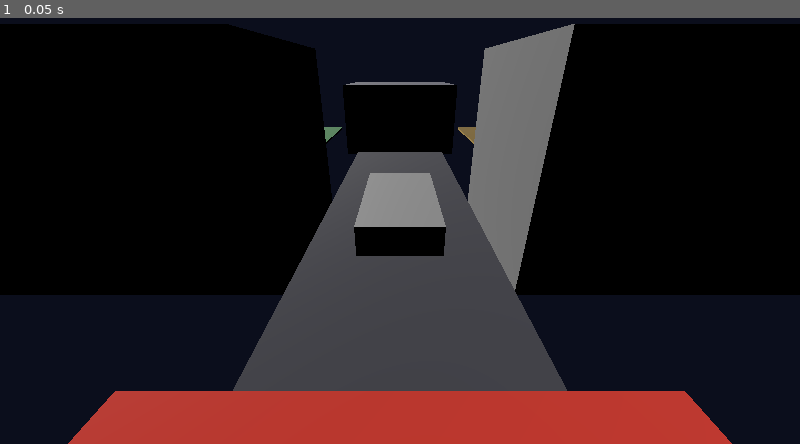
Above: before the commit, frame 1.
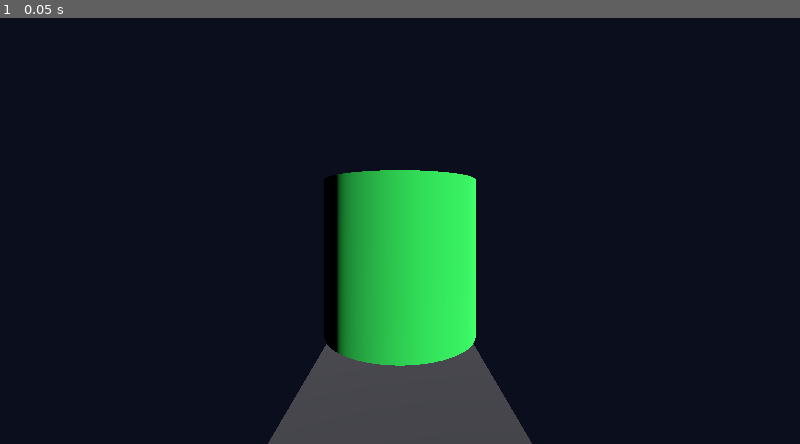
Above: after the commit, the same moment.

Repository: PRANAV-DEV-01/THE-LAST-SHORTCUT
Game: Godot game, scene res://scenes/main/main.tscn
Two runs of this game, one before a commit and one after it. Both use one fixed random seed, a clock stepped at 60 frames per second and the inputs below.
Inputs:
- Up to frame 1 (0.05 s): no input

The runs differ from the first frame. In frame 1, 75% of the frame differs, in the area x 0-100%, y 1-100%.

Commit message:
milestone 7: add local save and accessibility

Diff:
--- a/scenes/main/main.tscn
+++ b/scenes/main/main.tscn
@@ -1,10 +1,13 @@
-[gd_scene load_steps=2 format=3]
+[gd_scene load_steps=3 format=3]
 
 [ext_resource type="PackedScene" id="1_district" path="res://scenes/levels/district_full.tscn"]
+[ext_resource type="PackedScene" id="2_save" path="res://scenes/save/save_manager.tscn"]
 
 [node name="Main" type="Node3D"]
 
 [node name="District" parent="." instance=ExtResource("1_district")]
 
+[node name="SaveManager" parent="." instance=ExtResource("2_save")]
+
 [node name="DirectionalLight" type="DirectionalLight3D" parent="."]
 transform = Transform3D(0.707107, -0.499999, 0.499999, 0, 0.866025, 0.5, -0.707107, 0, 0.866025, 0, 0, 0)
--- /dev/null
+++ b/scenes/save/save_manager.tscn
@@ -0,0 +1,6 @@
+[gd_scene load_steps=2 format=3]
+
+[ext_resource type="Script" id="1_save" path="res://scripts/save/save_manager.gd"]
+
+[node name="SaveManager" type="Node"]
+script = ExtResource("1_save")
--- a/scripts/core/main.gd
+++ b/scripts/core/main.gd
@@ -1,4 +1,4 @@
-## Main controller: delivery loop, repair, scoring, results, best score.
+## Main controller: delivery loop, repair, scoring, results, save, screen shake.
 extends Node3D
 
 const DELIVERY_TIME_LIMIT := 90.0
@@ -6,23 +6,28 @@
 
 @onready var _district := $District as Node3D
 @onready var _vehicle: CharacterBody3D = $District/Vehicle as CharacterBody3D
+@onready var _save_manager := $SaveManager as SaveManager
 
 var _timer := Timer.new()
 var _time_remaining := DELIVERY_TIME_LIMIT
 var _state := 0
-var _best_score := 0
-var _best_time := 0.0
 var _elapsed_time := 0.0
-var _results_label := Label.new()
+var _screenshake := true
 
 enum State { IDLE = 0, RUNNING = 1, SUCCESS = 2, FAILURE = 3 }
 
 func _ready() -> void:
+	_setup_save()
 	_setup_results()
 	_setup_timer()
 	_setup_signals()
 	_state = State.IDLE
 	_start_delivery()
+
+func _setup_save() -> void:
+	if _save_manager and is_instance_valid(_save_manager):
+		_screenshake = _save_manager.is_screenshake_on()
+		print("SAVE: bestscore=", _save_manager.get_best_score(), " besttime=", _save_manager.get_best_time(), " screenshake=", _screenshake)
 
 func _setup_results() -> void:
 	_results_label.name = "ResultsLabel"
@@ -67,7 +72,7 @@
 	_state = State.SUCCESS
 	_timer.stop()
 	var score := _calculate_score()
-	_update_best_score(score)
+	_save_best(score)
 	_update_results_label()
 	print("DELIVERY_SUCCESS score=", score, " time=", _elapsed_time)
 
@@ -92,11 +97,18 @@
 		return _vehicle.health
 	return 100.0
 
-func _update_best_score(score: int) -> void:
-	if score > _best_score:
-		_best_score = score
-	if _best_time == 0.0 or _elapsed_time < _best_time:
-		_best_time = _elapsed_time
+func _save_best(score: int) -> void:
+	if _save_manager and is_instance_valid(_save_manager):
+		_save_manager.set_best_score(score)
+		_save_manager.set_best_time(_elapsed_time)
+		_save_manager.save_data()
+		print("SAVE: saved bestscore=", _save_manager.get_best_score(), " besttime=", _save_manager.get_best_time())
+
+func _toggle_screenshake() -> void:
+	if _save_manager and is_instance_valid(_save_manager):
+		_save_manager.toggle_screenshake()
+		_screenshake = _save_manager.is_screenshake_on()
+		print("SCREENSHAKE ", _screenshake)
 
 func _restart() -> void:
 	_state = State.IDLE
@@ -123,10 +135,13 @@
 			_results_label.visible = true
 		State.SUCCESS:
 			var score := _calculate_score()
-			_results_label.text = "SUCCESS! Score: " + str(score) + " Best: " + str(_best_score)
+			var best := 0
+			if _save_manager and is_instance_valid(_save_manager):
+				best = _save_manager.get_best_score()
+			_results_label.text = "SUCCESS! Score: " + str(score) + " Best: " + str(best)
 			_results_label.visible = true
 		State.FAILURE:
-			_results_label.text = "FAILED - Time up!"
+			_results_label.text = "FAILED - Time is up!"
 			_results_label.visible = true
 
 func get_state() -> int:
@@ -144,10 +159,17 @@
 	return 0
 
 func get_best_score() -> int:
-	return _best_score
+	if _save_manager and is_instance_valid(_save_manager):
+		return _save_manager.get_best_score()
+	return 0
 
 func get_best_time() -> float:
-	return _best_time
+	if _save_manager and is_instance_valid(_save_manager):
+		return _save_manager.get_best_time()
+	return 0.0
+
+func get_screenshake() -> bool:
+	return _screenshake
 
 func _input(event: InputEvent) -> void:
 	if event.is_action_pressed("restart"):
--- a/scripts/player/vehicle.gd
+++ b/scripts/player/vehicle.gd
@@ -1,3 +1,4 @@
+## Arcade delivery vehicle with damage, camera, and screen shake.
 extends CharacterBody3D
 
 ## Arcade vehicle tuning values.
@@ -10,6 +11,7 @@
 @export var camera_distance := 6.0
 @export var camera_height := 3.0
 @export var camera_smoothing := 5.0
+@export var screen_shake_intensity := 0.3
 
 const FLOOR_Y := 0.5
 
@@ -18,10 +20,10 @@
 var _steer_input := 0.0
 var health := 100.0
 var damage := 0.0
+var _shake_offset := Vector2.ZERO
 
 func _ready() -> void:
 	add_to_group("vehicle")
-
 	var box_mesh := BoxMesh.new()
 	box_mesh.size = Vector3(1.6, 0.6, 3.0)
 	var visual := MeshInstance3D.new()
@@ -64,6 +66,7 @@
 	move_and_slide()
 
 	_update_camera(delta)
+	_update_screen_shake(delta)
 
 func _update_camera(delta: float) -> void:
 	if _cam == null:
@@ -71,6 +74,22 @@
 	var target_pos := global_position + Vector3(0, camera_height, -camera_distance)
 	_cam.global_position = _cam.global_position.lerp(target_pos, camera_smoothing * delta)
 	_cam.look_at(global_position, Vector3.UP)
+
+func _update_screen_shake(delta: float) -> void:
+	if not _cam or not is_instance_valid(_cam):
+		return
+	var parent := get_parent()
+	if parent and parent.has_method("get_screenshake") and not parent.get_screenshake():
+		_cam.rotation = Vector3.ZERO
+		return
+	if abs(_speed) > 0.1:
+		_shake_offset = Vector2(
+			randf_range(-1.0, 1.0) * screen_shake_intensity * abs(_speed) / 10.0,
+			randf_range(-1.0, 1.0) * screen_shake_intensity * abs(_speed) / 10.0
+		)
+	else:
+		_shake_offset = _shake_offset.lerp(Vector2.ZERO, 0.2)
+	_cam.rotation_degrees = Vector3(_shake_offset.y, 0, _shake_offset.x)
 
 func apply_damage(amount: float) -> void:
 	health = maxf(health - amount, 0.0)
@@ -87,3 +106,4 @@
 	velocity = Vector3.ZERO
 	health = 100.0
 	damage = 0.0
+	_shake_offset = Vector2.ZERO
--- /dev/null
+++ b/scripts/save/save_manager.gd
@@ -0,0 +1,103 @@
+## Local save manager for The Last Shortcut.
+## Save format: {saveversion, bestscore, besttime, screenshake}
+extends Node
+
+const SAVE_FILE := "user://save_data.json"
+const CURRENT_SAVE_VERSION := 1
+
+var _data := {
+	"saveversion": CURRENT_SAVE_VERSION,
+	"bestscore": 0,
+	"besttime": 0.0,
+	"screenshake": true,
+}
+
+func _ready() -> void:
+	load_data()
+
+func save_data() -> void:
+	var json_str := JSON.stringify(_data, "\t")
+	var file := FileAccess.open(SAVE_FILE, FileAccess.WRITE)
+	if file == null:
+		print("SAVE_ERROR: cannot open file")
+		return
+	file.store_string(json_str)
+	file.close()
+	print("SAVE: saved")
+
+func load_data() -> void:
+	var file := FileAccess.open(SAVE_FILE, FileAccess.READ)
+	if file == null:
+		print("SAVE: no existing save file, using defaults")
+		return
+
+	var json_str := file.get_as_text()
+	file.close()
+
+	var json := JSON.new()
+	var err := json.parse(json_str)
+	if err != OK:
+		print("SAVE: corrupt save file, resetting")
+		_reset_data()
+		return
+
+	var parsed: Variant = json.data
+	if not parsed is Dictionary:
+		print("SAVE: invalid save format, resetting")
+		_reset_data()
+		return
+
+	var d: Dictionary = parsed as Dictionary
+	if not d.has("saveversion") or int(d["saveversion"]) < CURRENT_SAVE_VERSION:
+		print("SAVE: old version, migrating or resetting")
+		if d.has("saveversion") and int(d["saveversion"]) > 0:
+			_migrate(d)
+		else:
+			_reset_data()
+		return
+
+	_data["bestscore"] = int(d.get("bestscore", 0))
+	_data["besttime"] = float(d.get("besttime", 0.0))
+	_data["screenshake"] = bool(d.get("screenshake", true))
+	print("SAVE: loaded bestscore=", _data["bestscore"], " besttime=", _data["besttime"])
+
+func _migrate(old: Dictionary) -> void:
+	_data["bestscore"] = int(old.get("bestscore", 0))
+	_data["besttime"] = float(old.get("besttime", 0.0))
+	_data["screenshake"] = bool(old.get("screenshake", true))
+	_data["saveversion"] = CURRENT_SAVE_VERSION
+	save_data()
+	print("SAVE: migrated to version ", CURRENT_SAVE_VERSION)
+
+func _reset_data() -> void:
+	_data = {
+		"saveversion": CURRENT_SAVE_VERSION,
+		"bestscore": 0,
+		"besttime": 0.0,
+		"screenshake": true,
+	}
+	save_data()
+	print("SAVE: reset to defaults")
+
+func get_best_score() -> int:
+	return _data["bestscore"]
+
+func get_best_time() -> float:
+	return _data["besttime"]
+
+func get_screenshake() -> bool:
+	return _data["screenshake"]
+
+func set_best_score(score: int) -> void:
+	if score > _data["bestscore"]:
+		_data["bestscore"] = score
+
+func set_best_time(time: float) -> void:
+	if time > 0.0 and (float(_data["besttime"]) == 0.0 or time < float(_data["besttime"])):
+		_data["besttime"] = time
+
+func toggle_screenshake() -> void:
+	_data["screenshake"] = not _data["screenshake"]
+
+func is_screenshake_on() -> bool:
+	return _data["screenshake"]
